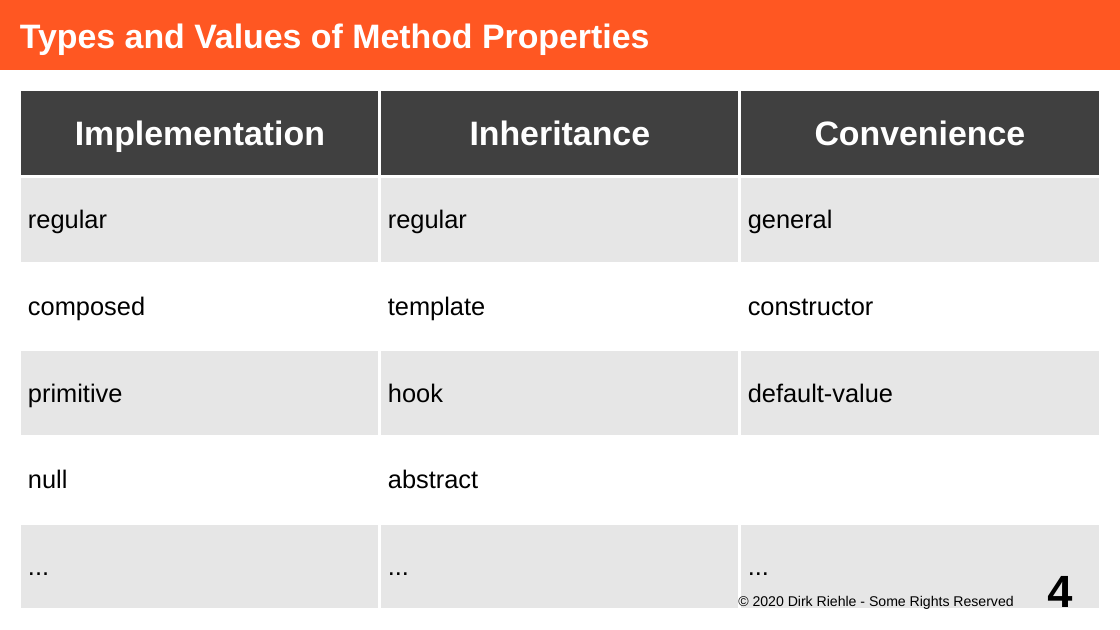
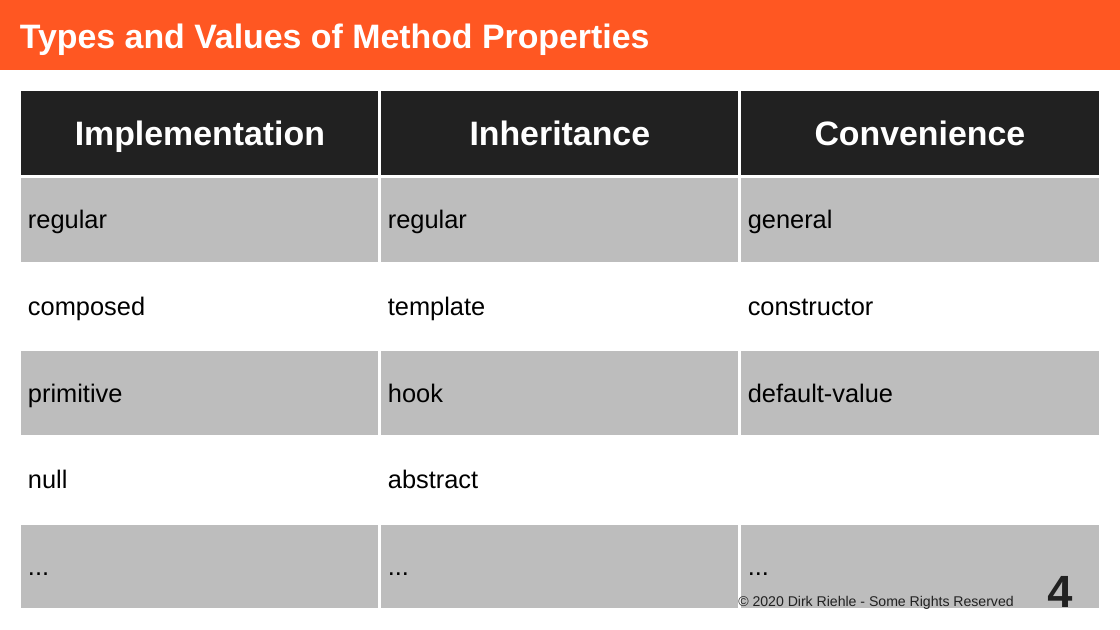
Before and after one commit to dirkriehle/adap-course, a slide deck: slide 4 of Lecture Slides/ADAP C02 - Method Properties.odp. Drawn at 1120x630 pixels with LibreOffice and Linux fonts; fonts in the diff are those of the drawing. Boxes give left, top, right and bottom in pixels: in the first picture for what was removed or moved away, otherwise in the second. Text is boxed around its words. In the diff, an @@ line names an element or a change of style, - is before the commit and + after.

```diff
--- a/Lecture Slides/ADAP C02 - Method Properties.odp
+++ b/Lecture Slides/ADAP C02 - Method Properties.odp
@@ table at (20, 90, 1101, 611) @@
@@ fill #404040 to #212121 in row 1 @@
@@ fill #E6E6E6 to #BDBDBD in 9 cells @@
@@ borders changed @@
@@ page number at (1047, 576, 1072, 616): text colour #000000 to #212121 @@
@@ text "© 2020 Dirk Riehle - ..." at (753, 596, 1013, 609): text colour #000000 to #212121 @@
```
Also in this commit, not shown: 19 other slides changed, 3 other files.
